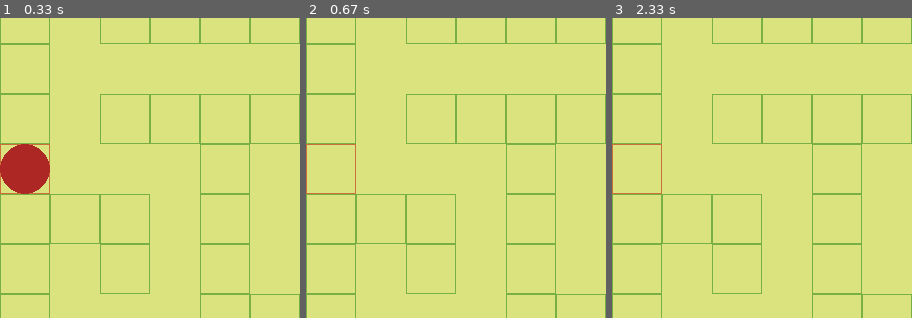
Above: before the commit, frames 1-3 (left to right).
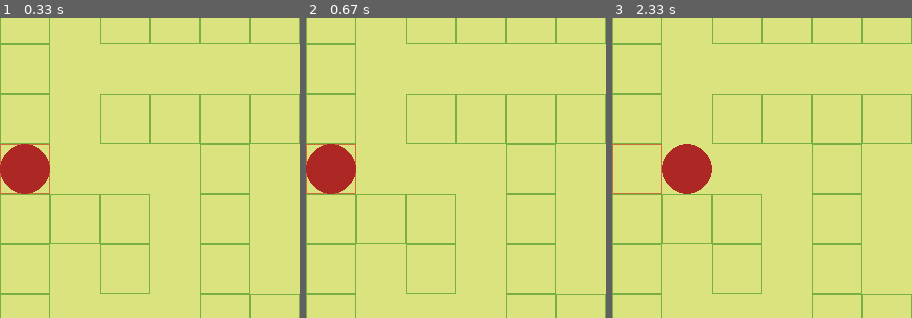
Above: after the commit, the same moments.

Repository: aurlaw0809/AGD_classwork
Game: pygame game, started from class_exercises_/pygame_mvc/pygame_interface.py
The game is run twice, just before and just after one commit, with the same random seed, the same clock (stepped at 60 frames per second) and the same inputs.
Inputs:
- Up to frame 1 (0.33 s): no input
- Up to frame 2 (0.67 s): hold Left from 0.33 s (still down)
- Up to frame 3 (2.33 s): release Left at 0.87 s; hold Down 0.9-1.2 s; hold Right from 2.07 s (still down)
The pictures show only the part of the screen within x 0-50%, y 21-71%; the shares and areas given below are measured in that part.

Frame 1 is identical in both runs. In frame 2, 2.1% of the frame differs, in the area x 0-17%, y 42-59%; in frame 3, 2.1%.

Commit message:
cheese maze core again PT9

Diff:
--- a/class_exercises_/pygame_mvc/game_controller.py
+++ b/class_exercises_/pygame_mvc/game_controller.py
@@ -5,13 +5,13 @@
         self.characters = []
         self.backgrounds = []
         self.dimensions = (0, 0)
-        self._start = (0, 0)
-        self._end = (0, 0)
+        self.start = (0, 0)
+        self.end = (0, 0)
 
     def set_up(self, dimensions, start, end):
         self.dimensions = dimensions
-        self._start = start
-        self._end = end
+        self.start = start
+        self.end = end
         self.characters.append(CharacterObj(self,'Tom', (0, 5), True))
 
     def add_background_object(self, name, pos, solid):
@@ -39,7 +39,7 @@
                     return True
                 else:
                     return False
-        return None
+        return True
     #true = there IS a collision
 
     def get_cell_contents(self, pos):
@@ -72,8 +72,8 @@
 
         for thing in self.backgrounds:
             grid[thing.pos[1]][thing.pos[0]] = thing.name
-        grid[self._start[1]][self._start[0]] = 'S'
-        grid[self._end[1]][self._end[0]] = ' E'
+        grid[self.start[1]][self.start[0]] = 'S'
+        grid[self.end[1]][self.end[0]] = ' E'
         for thing in self.characters:
             grid[thing.pos[1]][thing.pos[0]] = thing.name[0]
 
--- a/class_exercises_/pygame_mvc/pygame_interface.py
+++ b/class_exercises_/pygame_mvc/pygame_interface.py
@@ -92,6 +92,9 @@
             self.game.move_character(self.player, self.move_direction)
             self.move_direction = None
 
+        if self.player.pos == self.game.end:
+            self.running = False
+
         ...
 
     def _draw(self):
